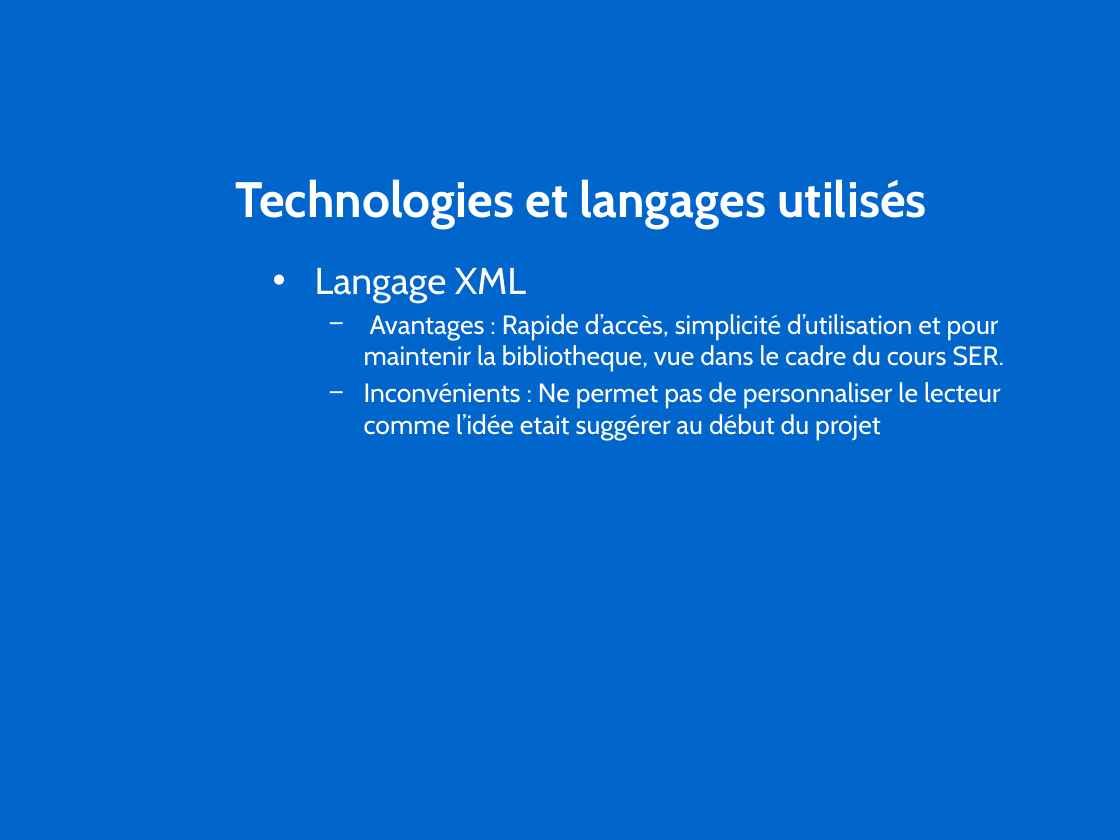
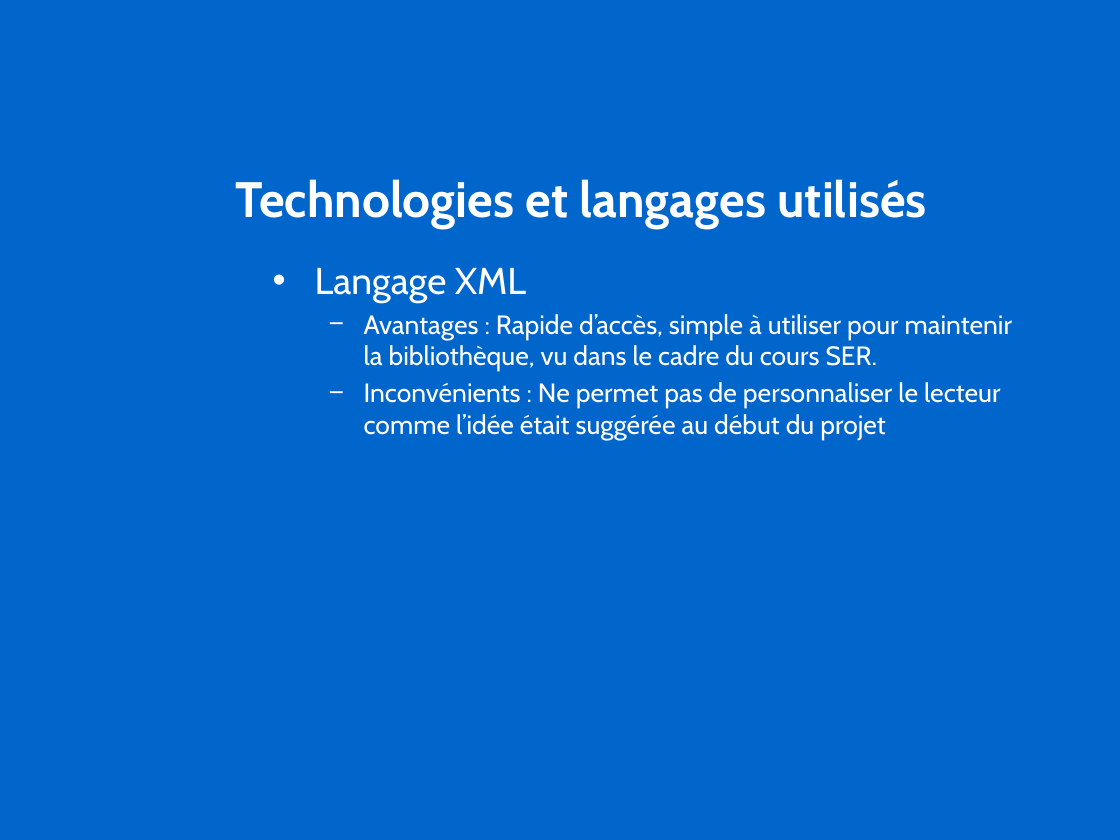
Before and after one commit to antoineNourZaf/PRO--OMP, a slide deck: slide 5 of Projet OMP.pptx. Drawn at 1120x840 pixels with LibreOffice and Linux fonts; fonts in the diff are those of the drawing; background and template pictures are left out. Boxes give left, top, right and bottom in pixels: in the first picture for what was removed or moved away, otherwise in the second. Text is boxed around its words. In the diff, an @@ line names an element or a change of style, - is before the commit and + after.

Commit message:
fautes dans la présentation corrigées

```diff
--- a/Projet OMP.pptx
+++ b/Projet OMP.pptx
@@ text at box(364, 314, 1012, 440): text changed @@
-  − Avantages : Rapide d’accès, simplicité d’utilisation et pour maintenir la bibliotheque, vue dans le cadre du cours SER.
-  − Inconvénients : Ne permet pas de personnaliser le lecteur comme l’idée etait suggérer au début du projet
+  − Avantages : Rapide d’accès, simple à utiliser pour maintenir la bibliothèque, vu dans le cadre du cours SER.
+  − Inconvénients : Ne permet pas de personnaliser le lecteur comme l’idée était suggérée au début du projet
```
Also in this commit, not shown: 5 other slides changed.
